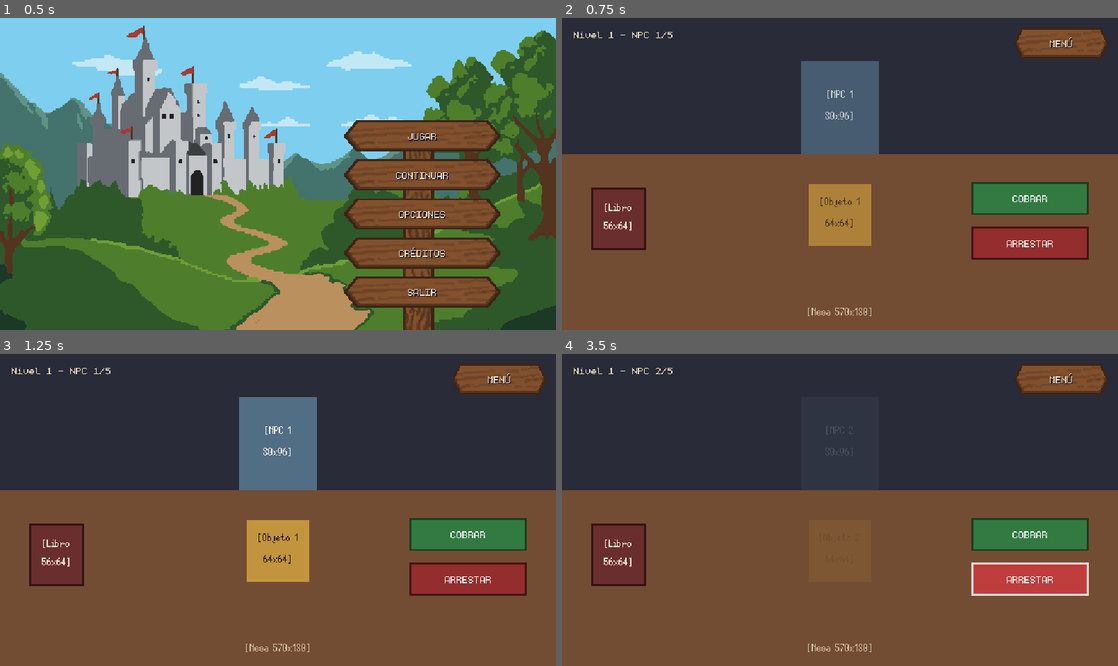
Above: before the commit, frames 1-4 (two rows, left to right).
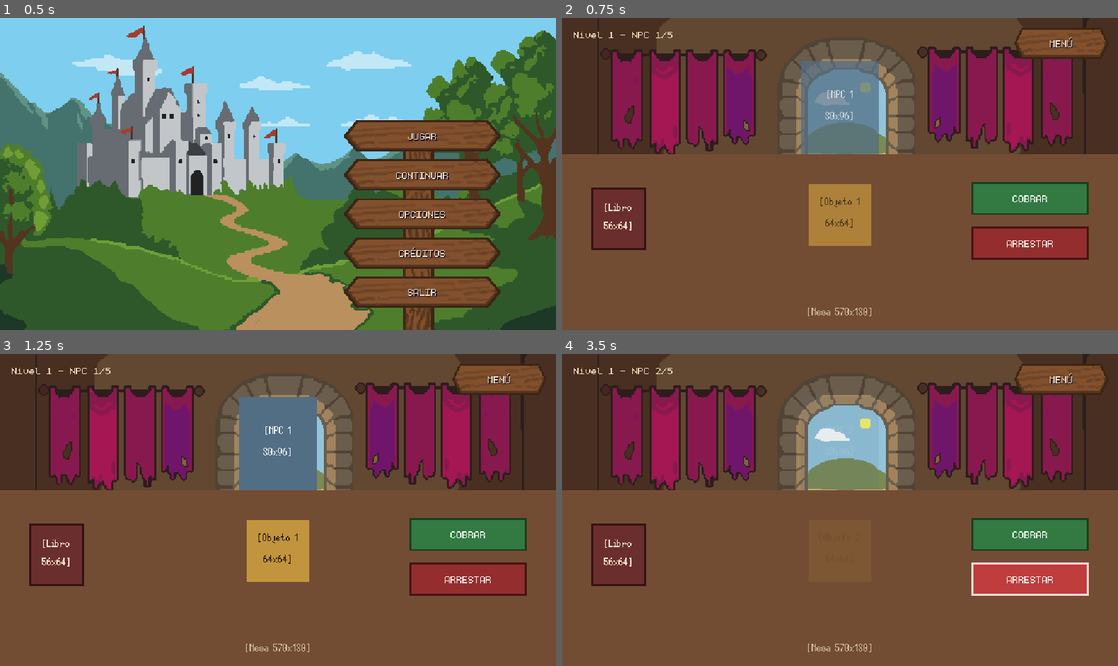
Above: after the commit, the same moments.

Repository: StephenQuispeLipa/Notaria-Aventureros
Game: Godot game, scene res://Scenes/Menus/OptionsMenu.tscn
Two runs of this game, one before a commit and one after it. Both use one fixed random seed, a clock stepped at 60 frames per second and the inputs below.
Inputs:
- Up to frame 1 (0.5 s): no input
- Up to frame 2 (0.75 s): click "JUGAR" at 0.5 s
- Up to frame 3 (1.25 s): no input
- Up to frame 4 (3.5 s): click "[Libro 56x64]" at 1.25 s; click "COBRAR" at 2 s; click "ARRESTAR" at 2.75 s

Frame 1 is identical in both runs. In frame 2, 42% of the frame differs, in the area x 0-100%, y 0-44%; in frame 3, 38%; in frame 4, 42%.

Commit message:
Lente prueba

Diff:
--- a/Scenes/Desk/Desk_View.tscn
+++ b/Scenes/Desk/Desk_View.tscn
@@ -1,10 +1,59 @@
 [gd_scene format=3 uid="uid://cbwyutecaa3vf"]
 
-[ext_resource type="Script" path="res://Scripts/Desk/desk_view.gd" id="1_desk_script"]
+[ext_resource type="Script" uid="uid://g01gk6p017yo" path="res://Scripts/Desk/desk_view.gd" id="1_desk_script"]
 [ext_resource type="PackedScene" uid="uid://d10u421ope070" path="res://Scenes/Menus/PauseMenu.tscn" id="2_pause_menu"]
+[ext_resource type="Texture2D" uid="uid://dpptmul7bxl4n" path="res://Assets/Art/UI/Fondo_castillo.png" id="2_xrls6"]
 [ext_resource type="FontFile" uid="uid://dgwip3ywtyl8t" path="res://Assets/Art/Fonts/monogram-extended.ttf" id="3_mono"]
 [ext_resource type="FontFile" uid="uid://b2c5twfkqaw51" path="res://Assets/Art/Fonts/Silver.ttf" id="4_silver"]
-[ext_resource type="Shader" path="res://Shaders/honor_vignette.gdshader" id="5_vignette_shader"]
+[ext_resource type="Shader" uid="uid://c16jou1juxyai" path="res://Shaders/honor_vignette.gdshader" id="5_vignette_shader"]
+
+[sub_resource type="StyleBoxFlat" id="StyleBoxFlat_book"]
+bg_color = Color(0.42, 0.18, 0.18, 1)
+border_width_left = 2
+border_width_top = 2
+border_width_right = 2
+border_width_bottom = 2
+border_color = Color(0.2, 0.08, 0.08, 1)
+
+[sub_resource type="StyleBoxFlat" id="StyleBoxFlat_book_hover"]
+bg_color = Color(0.55, 0.24, 0.24, 1)
+border_width_left = 2
+border_width_top = 2
+border_width_right = 2
+border_width_bottom = 2
+border_color = Color(0.95, 0.85, 0.4, 1)
+
+[sub_resource type="StyleBoxFlat" id="StyleBoxFlat_cobrar"]
+bg_color = Color(0.2, 0.48, 0.26, 1)
+border_width_left = 2
+border_width_top = 2
+border_width_right = 2
+border_width_bottom = 2
+border_color = Color(0.1, 0.25, 0.12, 1)
+
+[sub_resource type="StyleBoxFlat" id="StyleBoxFlat_cobrar_hover"]
+bg_color = Color(0.28, 0.62, 0.34, 1)
+border_width_left = 2
+border_width_top = 2
+border_width_right = 2
+border_width_bottom = 2
+border_color = Color(0.85, 1, 0.85, 1)
+
+[sub_resource type="StyleBoxFlat" id="StyleBoxFlat_arrestar"]
+bg_color = Color(0.58, 0.18, 0.18, 1)
+border_width_left = 2
+border_width_top = 2
+border_width_right = 2
+border_width_bottom = 2
+border_color = Color(0.28, 0.08, 0.08, 1)
+
+[sub_resource type="StyleBoxFlat" id="StyleBoxFlat_arrestar_hover"]
+bg_color = Color(0.75, 0.24, 0.24, 1)
+border_width_left = 2
+border_width_top = 2
+border_width_right = 2
+border_width_bottom = 2
+border_color = Color(1, 0.85, 0.85, 1)
 
 [sub_resource type="ShaderMaterial" id="ShaderMaterial_vignette"]
 shader = ExtResource("5_vignette_shader")
@@ -12,55 +61,7 @@
 shader_parameter/intensity = 0.0
 shader_parameter/softness = 0.22
 
-[sub_resource type="StyleBoxFlat" id="StyleBoxFlat_book"]
-bg_color = Color(0.42, 0.18, 0.18, 1)
-border_width_left = 2
-border_width_top = 2
-border_width_right = 2
-border_width_bottom = 2
-border_color = Color(0.2, 0.08, 0.08, 1)
-
-[sub_resource type="StyleBoxFlat" id="StyleBoxFlat_book_hover"]
-bg_color = Color(0.55, 0.24, 0.24, 1)
-border_width_left = 2
-border_width_top = 2
-border_width_right = 2
-border_width_bottom = 2
-border_color = Color(0.95, 0.85, 0.4, 1)
-
-[sub_resource type="StyleBoxFlat" id="StyleBoxFlat_cobrar"]
-bg_color = Color(0.2, 0.48, 0.26, 1)
-border_width_left = 2
-border_width_top = 2
-border_width_right = 2
-border_width_bottom = 2
-border_color = Color(0.1, 0.25, 0.12, 1)
-
-[sub_resource type="StyleBoxFlat" id="StyleBoxFlat_cobrar_hover"]
-bg_color = Color(0.28, 0.62, 0.34, 1)
-border_width_left = 2
-border_width_top = 2
-border_width_right = 2
-border_width_bottom = 2
-border_color = Color(0.85, 1, 0.85, 1)
-
-[sub_resource type="StyleBoxFlat" id="StyleBoxFlat_arrestar"]
-bg_color = Color(0.58, 0.18, 0.18, 1)
-border_width_left = 2
-border_width_top = 2
-border_width_right = 2
-border_width_bottom = 2
-border_color = Color(0.28, 0.08, 0.08, 1)
-
-[sub_resource type="StyleBoxFlat" id="StyleBoxFlat_arrestar_hover"]
-bg_color = Color(0.75, 0.24, 0.24, 1)
-border_width_left = 2
-border_width_top = 2
-border_width_right = 2
-border_width_bottom = 2
-border_color = Color(1, 0.85, 0.85, 1)
-
-[node name="DeskView" type="Control"]
+[node name="DeskView" type="Control" unique_id=1928016336]
 layout_mode = 3
 anchors_preset = 15
 anchor_right = 1.0
@@ -69,13 +70,13 @@
 grow_vertical = 2
 script = ExtResource("1_desk_script")
 
-[node name="CounterBackground" type="ColorRect" parent="."]
-layout_mode = 0
-offset_right = 570.0
-offset_bottom = 140.0
-color = Color(0.16, 0.17, 0.22, 1)
-
-[node name="DayProgressLabel" type="Label" parent="."]
+[node name="TextureRect" type="TextureRect" parent="." unique_id=687999401]
+layout_mode = 0
+offset_right = 40.0
+offset_bottom = 40.0
+texture = ExtResource("2_xrls6")
+
+[node name="DayProgressLabel" type="Label" parent="." unique_id=1023415950]
 unique_name_in_owner = true
 layout_mode = 0
 offset_left = 12.0
@@ -87,7 +88,7 @@
 theme_override_font_sizes/font_size = 16
 text = "Nivel 1 - NPC 1/4"
 
-[node name="NPCRect" type="ColorRect" parent="."]
+[node name="NPCRect" type="ColorRect" parent="." unique_id=1071050630]
 unique_name_in_owner = true
 layout_mode = 0
 offset_left = 245.0
@@ -96,7 +97,7 @@
 offset_bottom = 140.0
 color = Color(0.32, 0.43, 0.52, 1)
 
-[node name="NPCLabel" type="Label" parent="NPCRect"]
+[node name="NPCLabel" type="Label" parent="NPCRect" unique_id=564840791]
 unique_name_in_owner = true
 layout_mode = 1
 anchors_preset = 15
@@ -112,14 +113,14 @@
 horizontal_alignment = 1
 vertical_alignment = 1
 
-[node name="DeskRect" type="ColorRect" parent="."]
+[node name="DeskRect" type="ColorRect" parent="." unique_id=1532849781]
 layout_mode = 0
 offset_top = 140.0
 offset_right = 570.0
 offset_bottom = 320.0
 color = Color(0.45, 0.3, 0.2, 1)
 
-[node name="DeskLabel" type="Label" parent="DeskRect"]
+[node name="DeskLabel" type="Label" parent="DeskRect" unique_id=1416501491]
 layout_mode = 1
 anchors_preset = 12
 anchor_top = 1.0
@@ -136,7 +137,7 @@
 horizontal_alignment = 1
 vertical_alignment = 1
 
-[node name="BtnBook" type="Button" parent="."]
+[node name="BtnBook" type="Button" parent="." unique_id=1936746714]
 unique_name_in_owner = true
 layout_mode = 0
 offset_left = 30.0
@@ -149,12 +150,12 @@
 theme_override_fonts/font = ExtResource("4_silver")
 theme_override_font_sizes/font_size = 16
 theme_override_styles/normal = SubResource("StyleBoxFlat_book")
+theme_override_styles/pressed = SubResource("StyleBoxFlat_book_hover")
 theme_override_styles/hover = SubResource("StyleBoxFlat_book_hover")
-theme_override_styles/pressed = SubResource("StyleBoxFlat_book_hover")
 text = "[Libro
 56x64]"
 
-[node name="ItemRect" type="ColorRect" parent="."]
+[node name="ItemRect" type="ColorRect" parent="." unique_id=1986333800]
 unique_name_in_owner = true
 layout_mode = 0
 offset_left = 253.0
@@ -163,7 +164,7 @@
 offset_bottom = 234.0
 color = Color(0.76, 0.58, 0.24, 1)
 
-[node name="ItemLabel" type="Label" parent="ItemRect"]
+[node name="ItemLabel" type="Label" parent="ItemRect" unique_id=378206880]
 unique_name_in_owner = true
 layout_mode = 1
 anchors_preset = 15
@@ -179,7 +180,7 @@
 horizontal_alignment = 1
 vertical_alignment = 1
 
-[node name="ActionButtons" type="VBoxContainer" parent="."]
+[node name="ActionButtons" type="VBoxContainer" parent="." unique_id=2131861610]
 layout_mode = 0
 offset_left = 420.0
 offset_top = 168.0
@@ -187,7 +188,7 @@
 offset_bottom = 252.0
 theme_override_constants/separation = 12
 
-[node name="BtnCobrar" type="Button" parent="ActionButtons"]
+[node name="BtnCobrar" type="Button" parent="ActionButtons" unique_id=1422085267]
 unique_name_in_owner = true
 custom_minimum_size = Vector2(120, 34)
 layout_mode = 2
@@ -196,11 +197,11 @@
 theme_override_fonts/font = ExtResource("3_mono")
 theme_override_font_sizes/font_size = 16
 theme_override_styles/normal = SubResource("StyleBoxFlat_cobrar")
+theme_override_styles/pressed = SubResource("StyleBoxFlat_cobrar_hover")
 theme_override_styles/hover = SubResource("StyleBoxFlat_cobrar_hover")
-theme_override_styles/pressed = SubResource("StyleBoxFlat_cobrar_hover")
 text = "COBRAR"
 
-[node name="BtnArrestar" type="Button" parent="ActionButtons"]
+[node name="BtnArrestar" type="Button" parent="ActionButtons" unique_id=231472565]
 unique_name_in_owner = true
 custom_minimum_size = Vector2(120, 34)
 layout_mode = 2
@@ -209,14 +210,14 @@
 theme_override_fonts/font = ExtResource("3_mono")
 theme_override_font_sizes/font_size = 16
 theme_override_styles/normal = SubResource("StyleBoxFlat_arrestar")
+theme_override_styles/pressed = SubResource("StyleBoxFlat_arrestar_hover")
 theme_override_styles/hover = SubResource("StyleBoxFlat_arrestar_hover")
-theme_override_styles/pressed = SubResource("StyleBoxFlat_arrestar_hover")
 text = "ARRESTAR"
 
-[node name="VignetteLayer" type="CanvasLayer" parent="."]
+[node name="VignetteLayer" type="CanvasLayer" parent="." unique_id=598545738]
 layer = 5
 
-[node name="VignetteRect" type="ColorRect" parent="VignetteLayer"]
+[node name="VignetteRect" type="ColorRect" parent="VignetteLayer" unique_id=2093676942]
 unique_name_in_owner = true
 material = SubResource("ShaderMaterial_vignette")
 anchors_preset = 15
@@ -226,7 +227,7 @@
 grow_vertical = 2
 mouse_filter = 2
 
-[node name="BookOverlay" type="Control" parent="."]
+[node name="BookOverlay" type="Control" parent="." unique_id=1228360624]
 unique_name_in_owner = true
 visible = false
 layout_mode = 1
@@ -236,7 +237,7 @@
 grow_horizontal = 2
 grow_vertical = 2
 
-[node name="BookBackdrop" type="ColorRect" parent="BookOverlay"]
+[node name="BookBackdrop" type="ColorRect" parent="BookOverlay" unique_id=528738351]
 unique_name_in_owner = true
 layout_mode = 1
 anchors_preset = 15
@@ -246,7 +247,7 @@
 grow_vertical = 2
 color = Color(0, 0, 0, 0.55)
 
-[node name="BookPanel" type="ColorRect" parent="BookOverlay"]
+[node name="BookPanel" type="ColorRect" parent="BookOverlay" unique_id=39136098]
 layout_mode = 1
 anchors_preset = 8
 anchor_left = 0.5
@@ -261,7 +262,7 @@
 grow_vertical = 2
 color = Color(0.89, 0.81, 0.67, 1)
 
-[node name="BookLabel" type="Label" parent="BookOverlay/BookPanel"]
+[node name="BookLabel" type="Label" parent="BookOverlay/BookPanel" unique_id=1337602651]
 layout_mode = 1
 anchors_preset = 15
 anchor_right = 1.0
@@ -276,7 +277,7 @@
 horizontal_alignment = 1
 vertical_alignment = 1
 
-[node name="BtnCloseBook" type="Button" parent="BookOverlay/BookPanel"]
+[node name="BtnCloseBook" type="Button" parent="BookOverlay/BookPanel" unique_id=1368042098]
 unique_name_in_owner = true
 layout_mode = 1
 anchors_preset = 7
@@ -291,14 +292,14 @@
 grow_horizontal = 2
 grow_vertical = 0
 focus_mode = 0
-flat = true
 theme_override_colors/font_color = Color(0.28, 0.17, 0.19, 1)
 theme_override_colors/font_hover_color = Color(0.65, 0.25, 0.25, 1)
 theme_override_fonts/font = ExtResource("3_mono")
 theme_override_font_sizes/font_size = 16
 text = "CERRAR"
-
-[node name="DayEndOverlay" type="Control" parent="."]
+flat = true
+
+[node name="DayEndOverlay" type="Control" parent="." unique_id=1000508036]
 unique_name_in_owner = true
 visible = false
 layout_mode = 1
@@ -308,7 +309,7 @@
 grow_horizontal = 2
 grow_vertical = 2
 
-[node name="Backdrop" type="ColorRect" parent="DayEndOverlay"]
+[node name="Backdrop" type="ColorRect" parent="DayEndOverlay" unique_id=478532098]
 layout_mode = 1
 anchors_preset = 15
 anchor_right = 1.0
@@ -317,7 +318,7 @@
 grow_vertical = 2
 color = Color(0, 0, 0, 0.65)
 
-[node name="Panel" type="ColorRect" parent="DayEndOverlay"]
+[node name="Panel" type="ColorRect" parent="DayEndOverlay" unique_id=1557778944]
 layout_mode = 1
 anchors_preset = 8
 anchor_left = 0.5
@@ -332,7 +333,7 @@
 grow_vertical = 2
 color = Color(0.89, 0.81, 0.67, 1)
 
-[node name="VBox" type="VBoxContainer" parent="DayEndOverlay/Panel"]
+[node name="VBox" type="VBoxContainer" parent="DayEndOverlay/Panel" unique_id=670191917]
 layout_mode = 1
 anchors_preset = 15
 anchor_right = 1.0
@@ -342,7 +343,7 @@
 theme_override_constants/separation = 10
 alignment = 1
 
-[node name="DayEndLabel" type="Label" parent="DayEndOverlay/Panel/VBox"]
+[node name="DayEndLabel" type="Label" parent="DayEndOverlay/Panel/VBox" unique_id=561240209]
 unique_name_in_owner = true
 layout_mode = 2
 theme_override_colors/font_color = Color(0.24, 0.14, 0.16, 1)
@@ -351,31 +352,31 @@
 text = "Nivel 1 completado"
 horizontal_alignment = 1
 
-[node name="Buttons" type="HBoxContainer" parent="DayEndOverlay/Panel/VBox"]
+[node name="Buttons" type="HBoxContainer" parent="DayEndOverlay/Panel/VBox" unique_id=1017720665]
 layout_mode = 2
 theme_override_constants/separation = 16
 alignment = 1
 
-[node name="BtnRestartDay" type="Button" parent="DayEndOverlay/Panel/VBox/Buttons"]
-unique_name_in_owner = true
-layout_mode = 2
-focus_mode = 0
-flat = true
+[node name="BtnRestartDay" type="Button" parent="DayEndOverlay/Panel/VBox/Buttons" unique_id=937152307]
+unique_name_in_owner = true
+layout_mode = 2
+focus_mode = 0
 theme_override_colors/font_color = Color(0.28, 0.17, 0.19, 1)
 theme_override_colors/font_hover_color = Color(0.55, 0.35, 0.2, 1)
 theme_override_fonts/font = ExtResource("3_mono")
 theme_override_font_sizes/font_size = 16
 text = "REPETIR"
-
-[node name="BtnBackMenu" type="Button" parent="DayEndOverlay/Panel/VBox/Buttons"]
-unique_name_in_owner = true
-layout_mode = 2
-focus_mode = 0
 flat = true
+
+[node name="BtnBackMenu" type="Button" parent="DayEndOverlay/Panel/VBox/Buttons" unique_id=1962225852]
+unique_name_in_owner = true
+layout_mode = 2
+focus_mode = 0
 theme_override_colors/font_color = Color(0.28, 0.17, 0.19, 1)
 theme_override_colors/font_hover_color = Color(0.65, 0.25, 0.25, 1)
 theme_override_fonts/font = ExtResource("3_mono")
 theme_override_font_sizes/font_size = 16
 text = "MENÚ"
-
-[node name="PauseMenu" parent="." instance=ExtResource("2_pause_menu")]
+flat = true
+
+[node name="PauseMenu" parent="." unique_id=1238947580 instance=ExtResource("2_pause_menu")]
Binary file added: Assets/Art/UI/Lente_prueba.png
